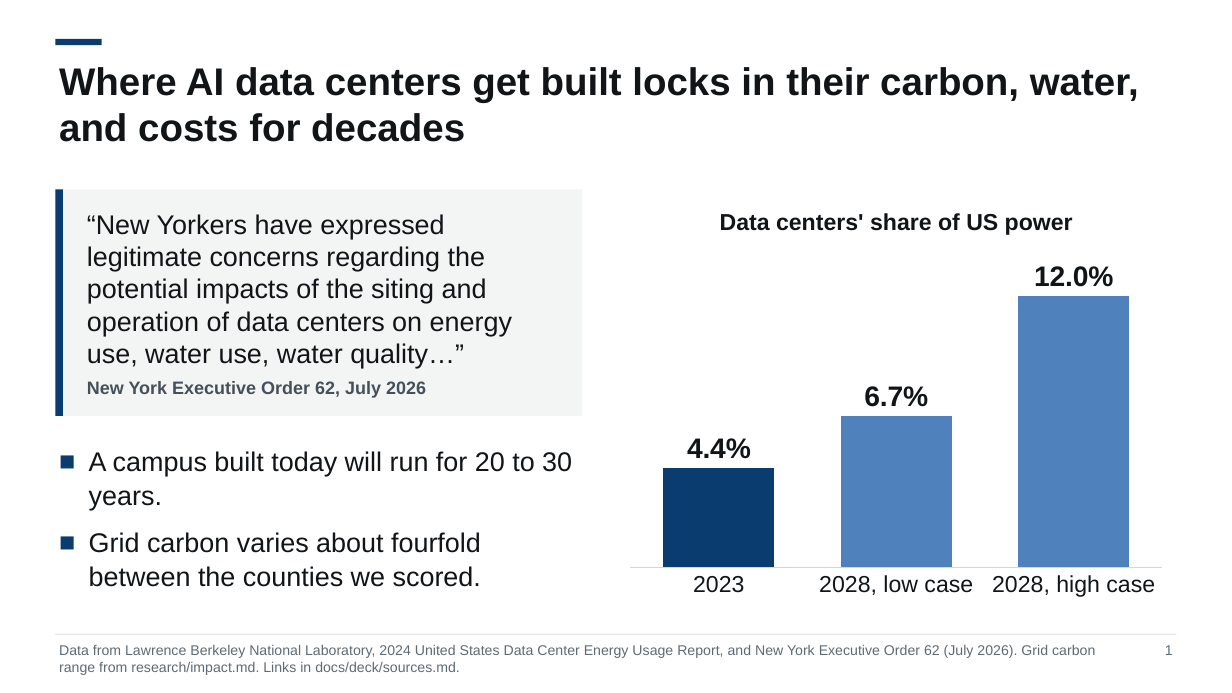
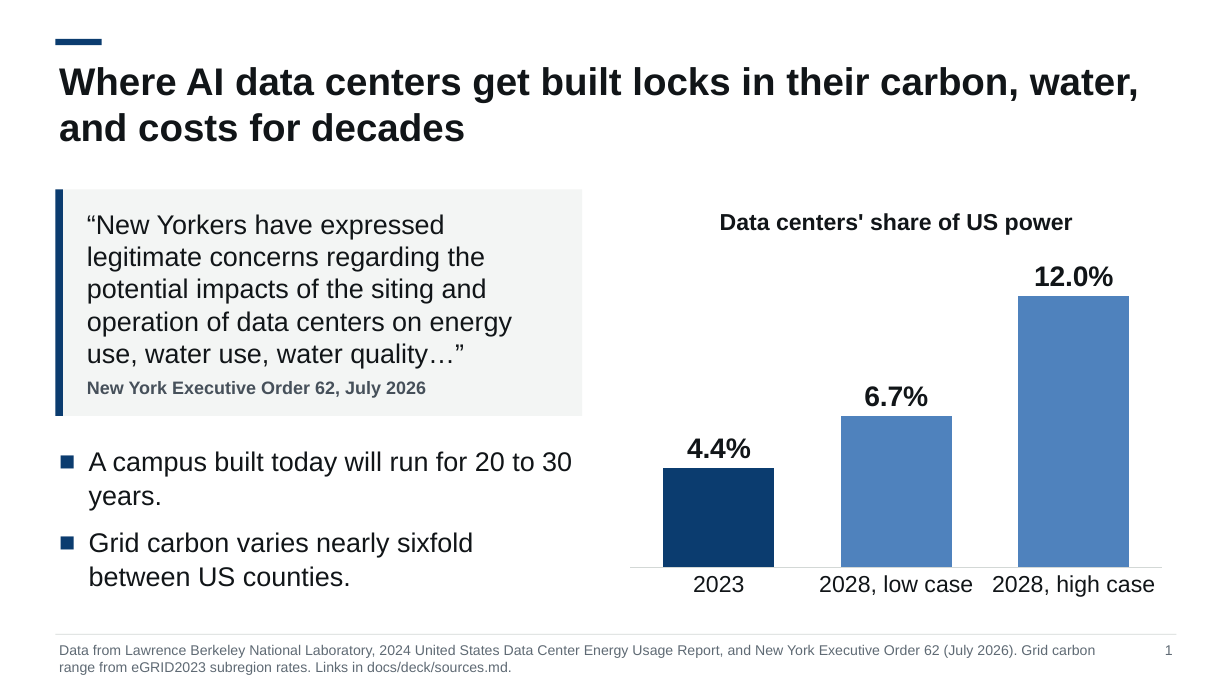
Before and after one commit to NeilKhandelwal/BAC-Hackathon, a slide deck: slide 1 of docs/deck/pitch_template.pptx. Drawn at 1232x693 pixels with LibreOffice and Linux fonts; fonts in the diff are those of the drawing. Boxes give left, top, right and bottom in pixels: in the first picture for what was removed or moved away, otherwise in the second. Text is boxed around its words. In the diff, an @@ line names an element or a change of style, - is before the commit and + after.

Commit message:
Finish round 2 of the deck after the advisor's review
Merge the risk and plan slides, add Whitman to the dollar comparison,
correct the grid carbon range, describe farmland as crops and pasture,
and record the round in the build log.

```diff
--- a/docs/deck/pitch_template.pptx
+++ b/docs/deck/pitch_template.pptx
@@ text at (89,532,473,587): text changed @@
-■ Grid carbon varies about fourfold between the counties we scored.
+■ Grid carbon varies nearly sixfold between US counties.
@@ text at (59,645,1095,675): text changed @@
-Data from Lawrence Berkeley National Laboratory, 2024 United States Data Center Energy Usage Report, and New York Executive Order 62 (July 2026). Grid carbon range from research/impact.md. Links in docs/deck/sources.md.
+Data from Lawrence Berkeley National Laboratory, 2024 United States Data Center Energy Usage Report, and New York Executive Order 62 (July 2026). Grid carbon range from eGRID2023 subregion rates. Links in docs/deck/sources.md.
```
Also in this commit, not shown: 8 other slides changed, 1 slide removed, 18 other files.
